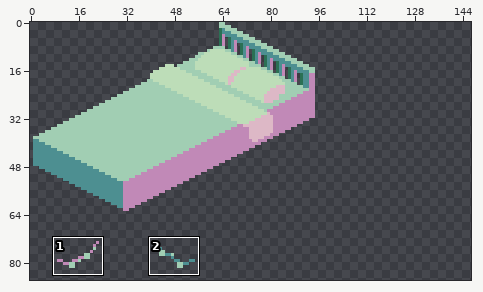
One commit to this pixel-art file: Wooft/Assets/Sprites/Wooft_Isometric_Tiles_BaseBedroom.aseprite. The first picture is a wide view before the edit; the outline marks the close-up.
Close-up. Earlier state:
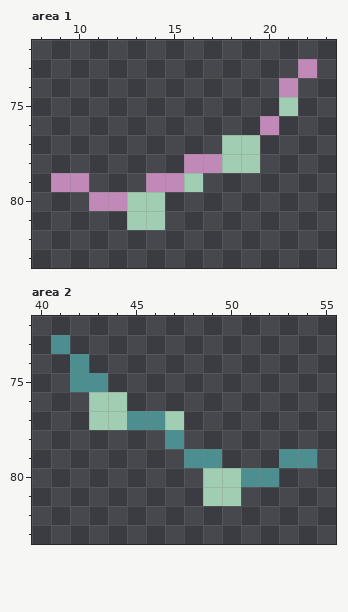
256x256 pixels, 1 frame. Shown: area 1: x 8..23, y 72..83; area 2: x 40..55, y 72..83. The wide view leaves out empty margins. The commit also changed other parts of the picture, which this record leaves out.
After:
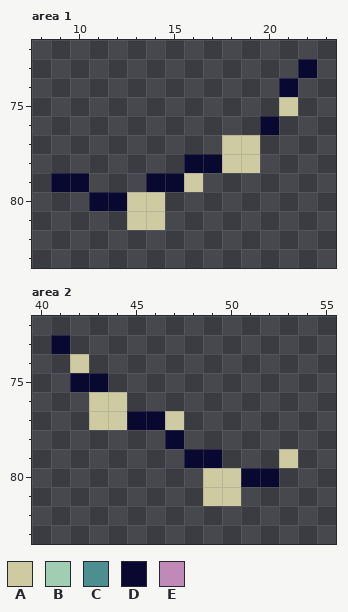
Palette (. is transparent): A #cecaa1  B #a1ceb3  C #4d8f91  D #080830  E #c189b7
The edit:
layer "Normal" now hidden
Changed rows in their new state; - is an unchanged pixel.
Area 1:
first column x 9:
73 -------------D
74 ------------D-
75 ------------A-
76 -----------D--
77 ---------AA---
78 -------DDAA---
79 DD---DDA------
80 --DDAA--------
81 ----AA--------
Area 2:
first column x 41:
73 D-------------
74 -A------------
75 -DD-----------
76 --AA----------
77 --AADDA-------
78 ------D-------
79 -------DD---A.
80 --------AADD--
81 --------AA----
Boxes around the changes in both close-ups, in picture pixels (x1, y1, x2, y2):
changed: (51, 59, 317, 230)
changed: (51, 335, 317, 506)
